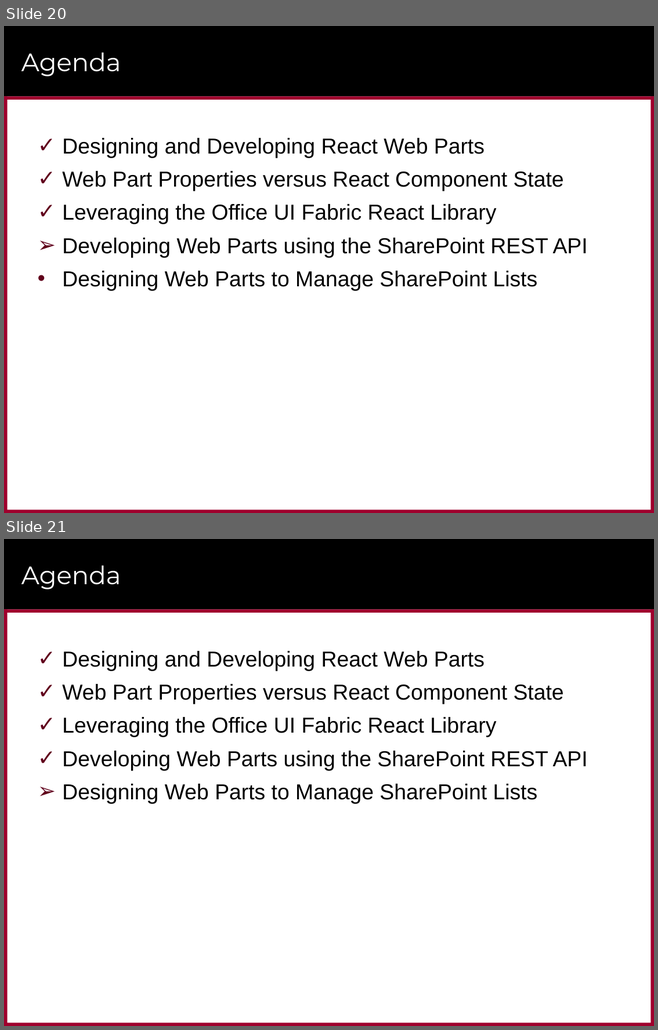
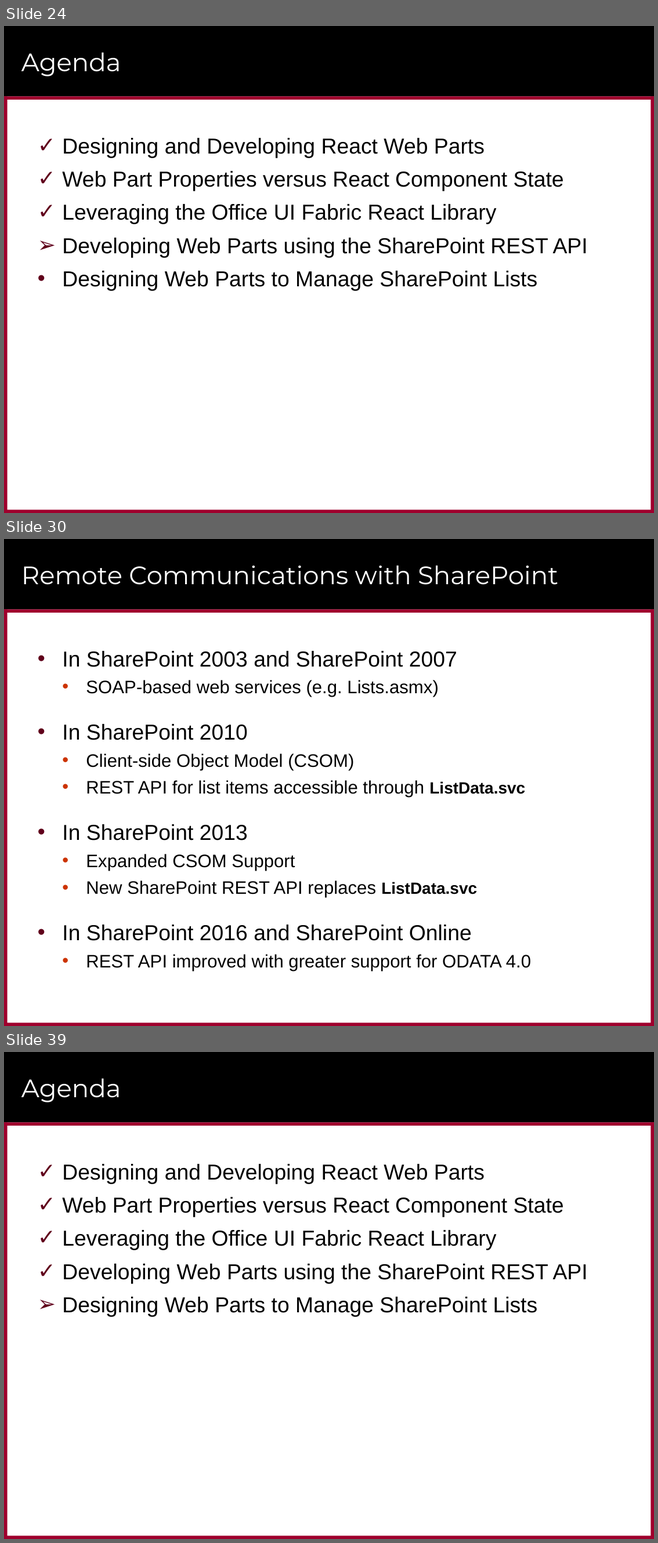
Before and after one commit to CriticalPathTraining/MSD365_Courseware, a slide deck: 05 ReactWebParts.pptx. Shown one above the other, each under a label of ours: slides 20 and 21 before the commit, slides 24, 30 and 39 after it; the slides between them are not shown. The pictures are 658x1030 and 658x1543 pixels, drawn with LibreOffice and Linux fonts; fonts in the diff are those of the drawing; background and template pictures are left out. Boxes give left, top, right and bottom in pixels: in the first picture for what was removed or moved away, otherwise in the second. Text is boxed around its words. In the diff, an @@ line names an element or a change of style, - is before the commit and + after.

```diff
--- a/05 ReactWebParts.pptx
+++ b/05 ReactWebParts.pptx
@@ slide 30 added at bbox=[4, 539, 654, 1026], background #FFFFFF; not listed: 6 template elements that a slide beside it also shows @@
@@ title added at bbox=[21, 565, 558, 585], 28 pt, text #FFFFFF @@
+Remote Communications with SharePoint
@@ text added at bbox=[62, 651, 531, 971], 20 pt, text #000000 @@
+• In SharePoint 2003 and SharePoint 2007
+  • SOAP-based web services (e.g. Lists.asmx)
+• In SharePoint 2010
+  • Client-side Object Model (CSOM)
+  • REST API for list items accessible through ListData.svc
+• In SharePoint 2013
+  • Expanded CSOM Support
+  • New SharePoint REST API replaces ListData.svc
+• In SharePoint 2016 and SharePoint Online
+  • REST API improved with greater support for ODATA 4.0
@@ what was slide 20 is now slide 24 @@
@@ what was slide 21 is now slide 39 @@
```
Also in this commit, not shown: 5 slides changed, 23 other slides added, 4 slides removed, 4 other files.
